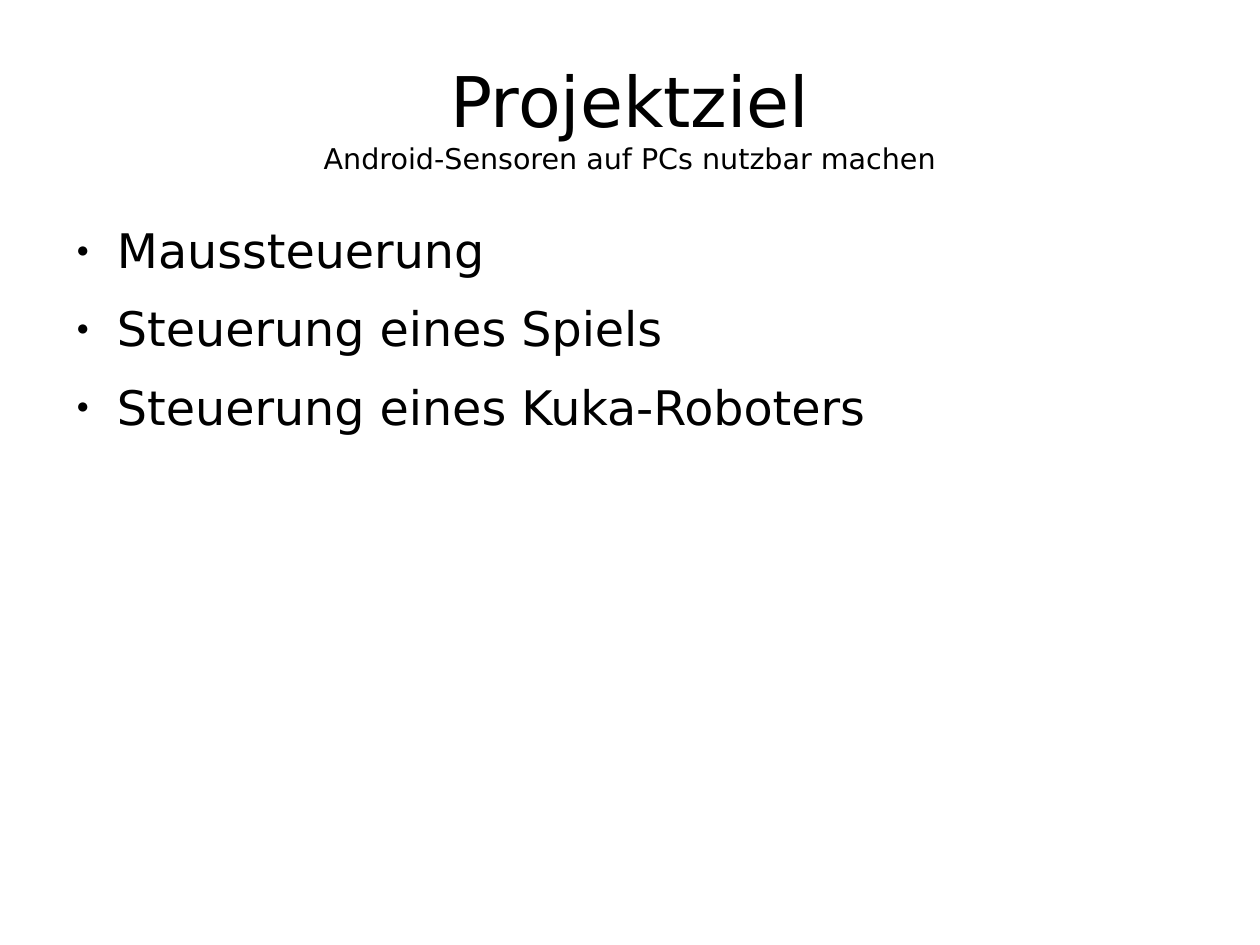
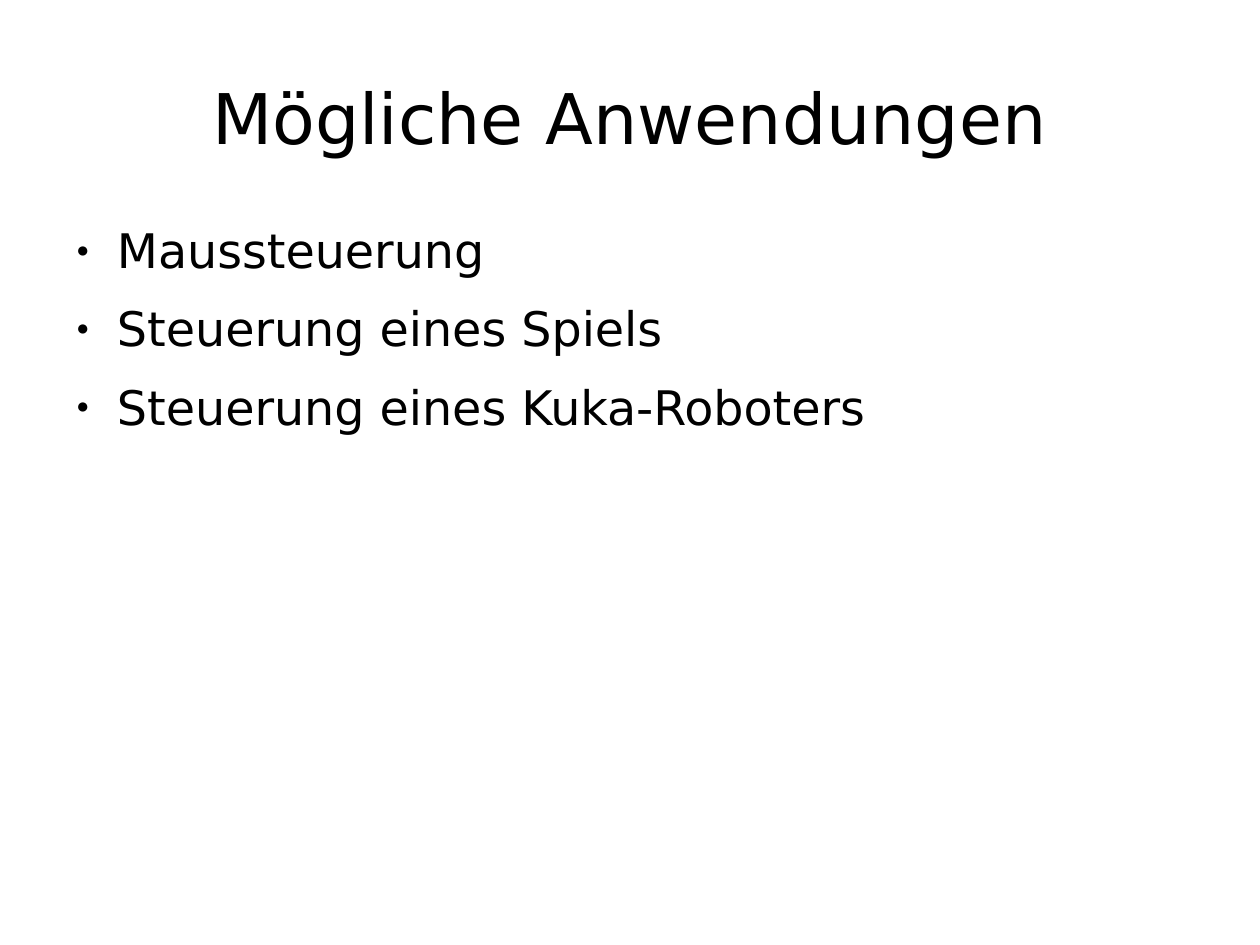
Before and after one commit to enra64/psychic-giggle, a slide deck: slide 7 of zwischenstand anfang dezember.odp. Drawn at 1260x945 pixels with LibreOffice and Linux fonts; fonts in the diff are those of the drawing. Boxes give left, top, right and bottom in pixels: in the first picture for what was removed or moved away, otherwise in the second. Text is boxed around its words. In the diff, an @@ line names an element or a change of style, - is before the commit and + after.

```diff
--- a/zwischenstand anfang dezember.odp
+++ b/zwischenstand anfang dezember.odp
@@ title at box(212, 91, 1047, 159): text changed; size 18 to 44 pt @@
-Projektziel
-Android-Sensoren auf PCs nutzbar machen
+Mögliche Anwendungen
```
Also in this commit, not shown: 6 other slides changed, 6 slides added, 1 slide removed, 1 other file.
